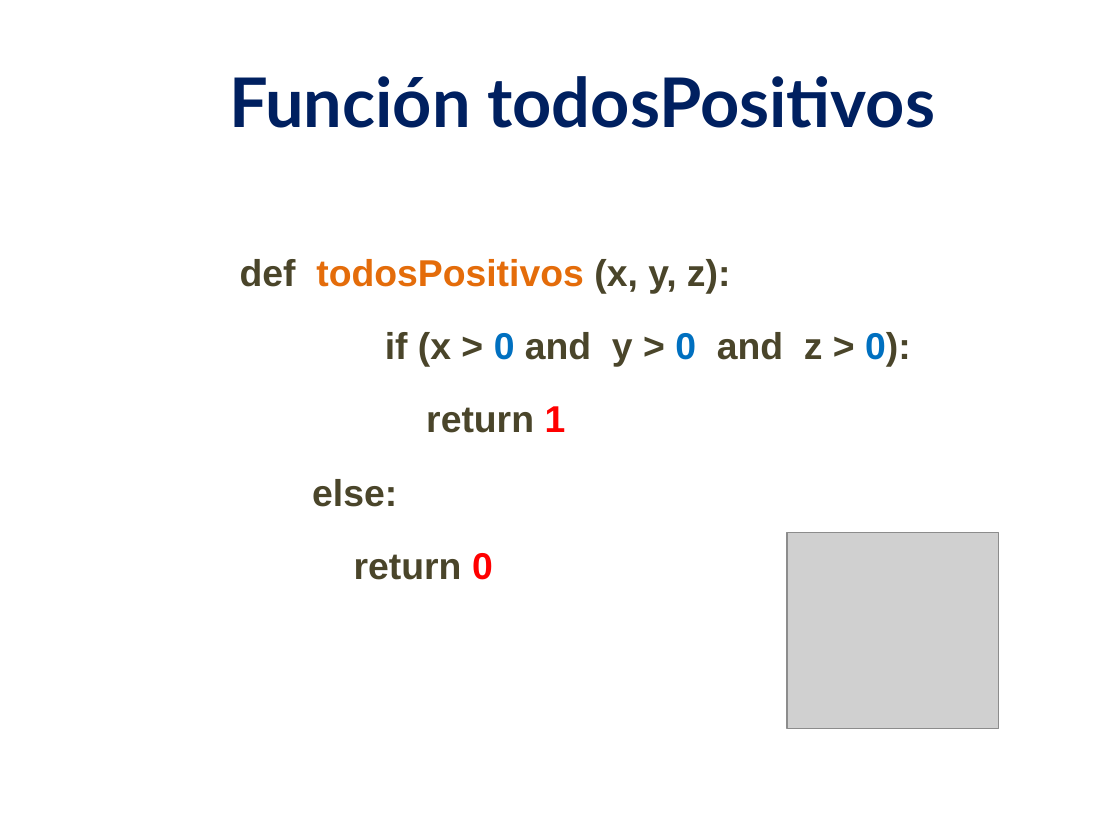
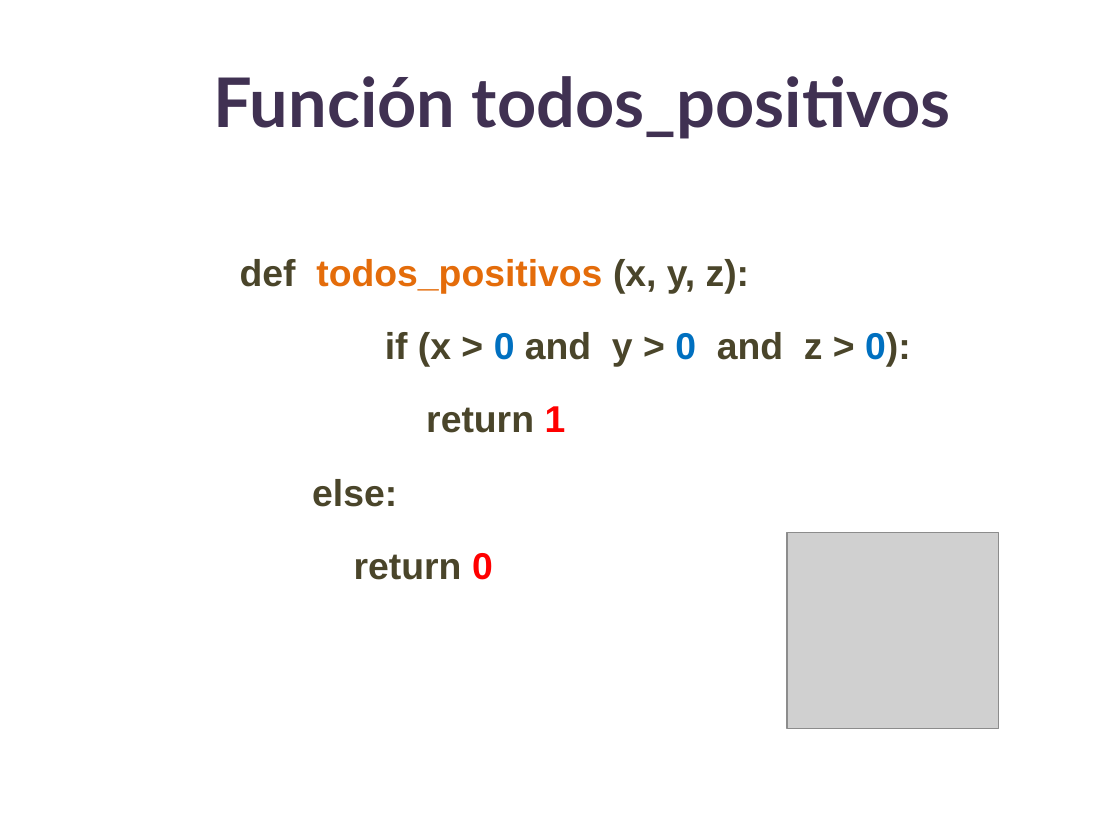
Before and after one commit to lizetheP/Tecnologias, a slide deck: slide 22 of Calendario/Presentaciones/6_Funciones.pptx. Drawn at 1120x840 pixels with LibreOffice and Linux fonts; fonts in the diff are those of the drawing; grey boxes stand for pictures. Boxes give left, top, right and bottom in pixels: in the first picture for what was removed or moved away, otherwise in the second. Text is boxed around its words. In the diff, an @@ line names an element or a change of style, - is before the commit and + after.

```diff
--- a/Calendario/Presentaciones/6_Funciones.pptx
+++ b/Calendario/Presentaciones/6_Funciones.pptx
@@ text at (214, 76, 951, 139): text changed; text colour #002060 to #403152 @@
-Función todosPositivos
+Función todos_positivos
@@ text at (240, 259, 750, 294): text changed @@
-  def todosPositivos (x, y, z):
+  def todos_positivos (x, y, z):
```
Also in this commit, not shown: 3 other slides changed, 5 other files.
